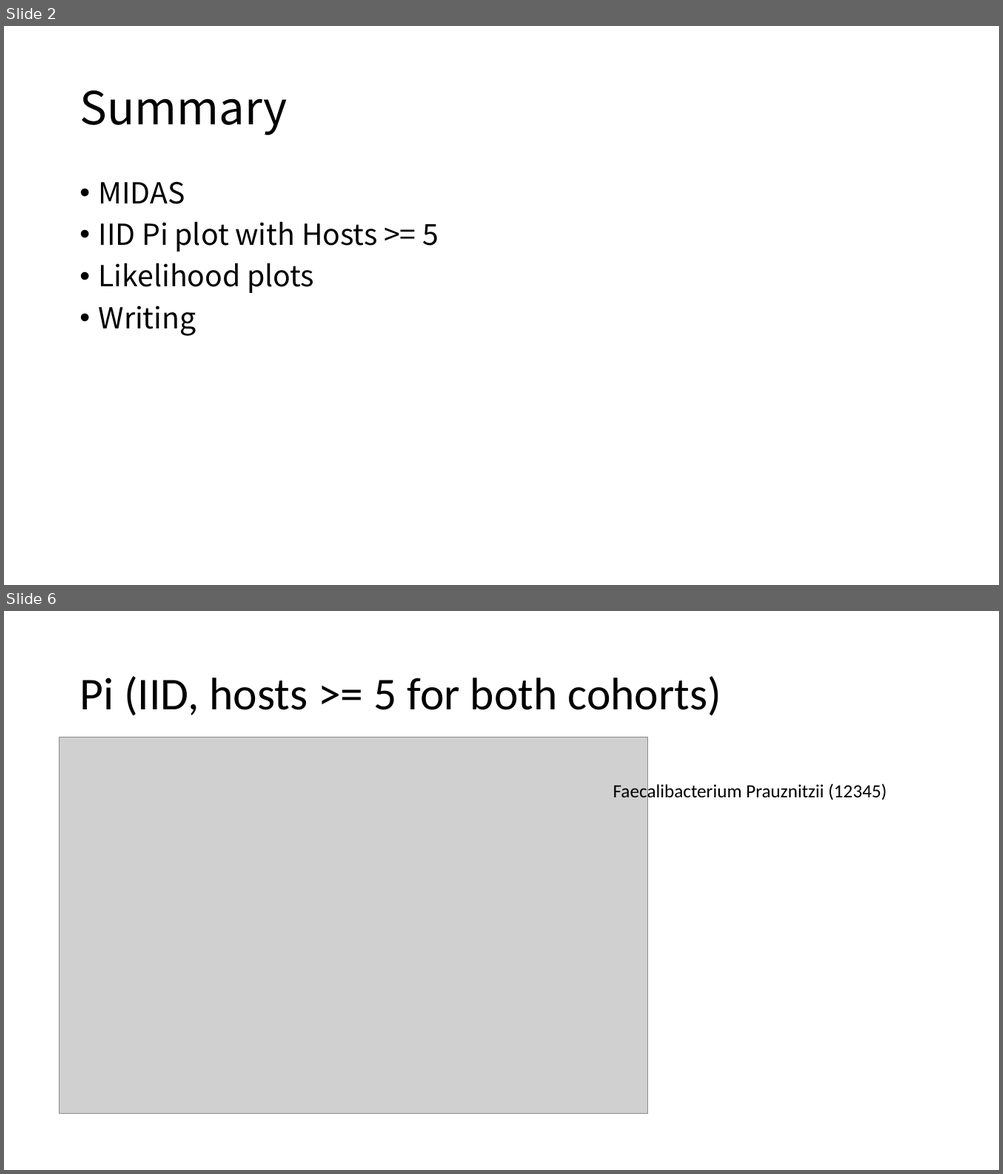
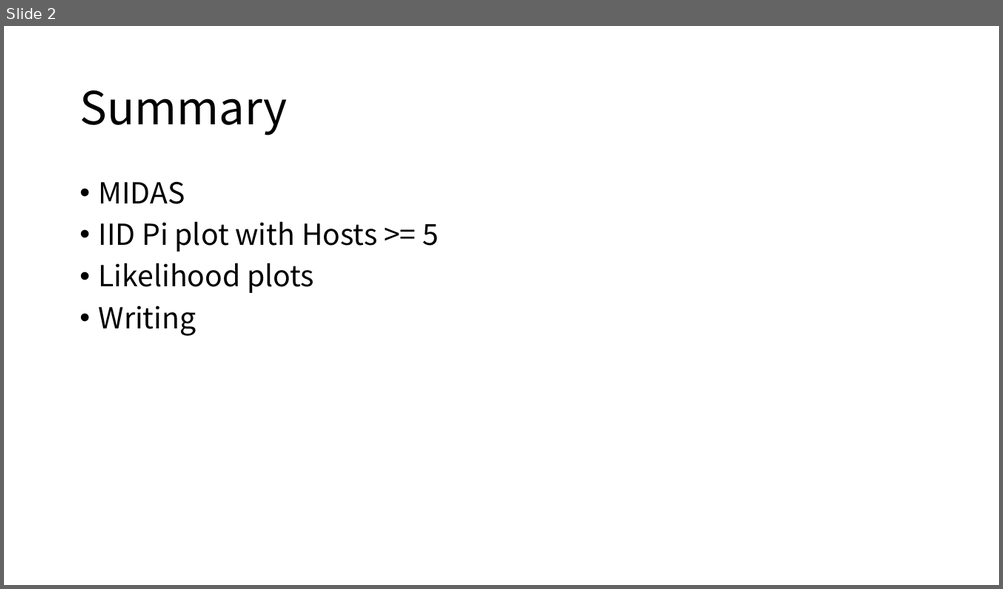
Before and after one commit to jon-mah/demo_for_ccgb, a slide deck: Summary/20220907_microbiome_demographic_slides.pptx. Shown one above the other, each under a label of ours: slides 2 and 6 before the commit, slide 2 after it; the slides between them are not shown. The pictures are 1003x1174 and 1003x589 pixels, drawn with LibreOffice and Linux fonts; fonts in the diff are those of the drawing; grey boxes stand for pictures. Boxes give left, top, right and bottom in pixels: in the first picture for what was removed or moved away, otherwise in the second. Text is boxed around its words. In the diff, an @@ line names an element or a change of style, - is before the commit and + after.

```diff
--- a/Summary/20220907_microbiome_demographic_slides.pptx
+++ b/Summary/20220907_microbiome_demographic_slides.pptx
@@ slide 6 removed at (4,611,999,1170), background #FFFFFF @@
@@ title removed at (79,676,722,716) @@
-Pi (IID, hosts >= 5 for both cohorts)
@@ picture removed at (60,738,647,1114) @@
@@ text removed at (613,783,886,803) @@
-Faecalibacterium Prauznitzii (12345)
```
Also in this commit, not shown: 5 other slides removed, 7 other files.
